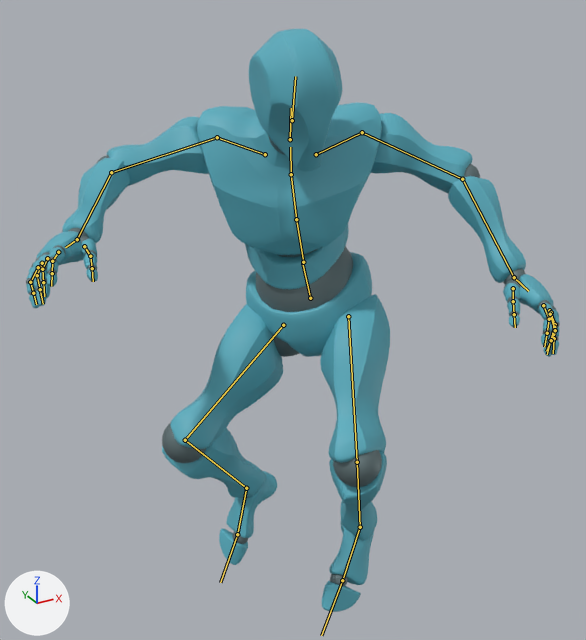
The glTF model assets/models/character_default.glb as it was, and as the next commit left it.
Camera for both pictures: a 50 mm lens placed at (-1.05, -1.671, 2.063), pointed at (-0.171, -0.072, 1.264). Every picture has the same lights, and +X, +Y and +Z are marked at lower left. Both versions are drawn at frame 8 of the action 'jump'; the numbers are the values there. The bones that bend it are drawn over the model as lines.

Names of what the first picture shows: 'alpha_joints', 'alpha_surface'.
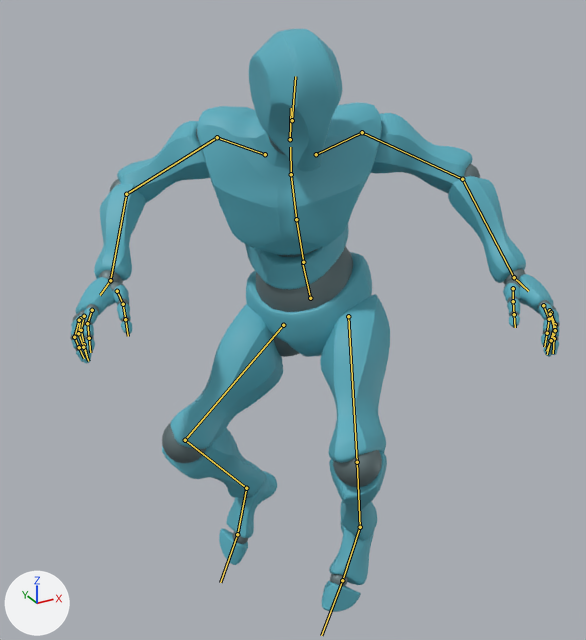
Location of each change, [x1, y1, x2, y2] in pixels of the pictures (586 x 640 px):
'alpha_surface', posed (8% narrower)
    before: [26, 29, 560, 612]
    after: [71, 29, 560, 612]
'alpha_joints', posed (8% narrower)
    before: [26, 136, 560, 586]
    after: [70, 129, 560, 586]
bone 'mixamorig:RightArm', root to tip
    before: (217, 137) to (111, 172)
    after: (217, 137) to (126, 194)
bone 'mixamorig:RightHand', root to tip
    before: (77, 239) to (65, 247)
    after: (110, 280) to (100, 295)

The change, as a diff of the scene's bpy script:
```diff
--- a/assets/models/character_default.glb.py
+++ b/assets/models/character_default.glb.py
@@ bone_mixamorig_rightarm @@
 bone_mixamorig_rightarm = bpy.data.objects['default_rig'].pose.bones['mixamorig:RightArm']  # child of 'mixamorig:RightShoulder'
-bone_mixamorig_rightarm.rotation_quaternion = (0.951, 0.148, 0.182, -0.201)  # degrees (13, 24, -21)
+bone_mixamorig_rightarm.rotation_quaternion = (0.936, 0.249, 0.072, -0.24)  # degrees (26, 15, -25)
@@ bone_mixamorig_righthand @@
 bone_mixamorig_righthand = bpy.data.objects['default_rig'].pose.bones['mixamorig:RightHand']  # child of 'mixamorig:RightForeArm'
-bone_mixamorig_righthand.rotation_quaternion = (0.965, -0.172, 0.195, -0.01)  # degrees (-21, 22, -5)
+bone_mixamorig_righthand.rotation_quaternion = (0.969, -0.165, 0.176, 0.047)  # degrees (-19, 21, 2)
```
